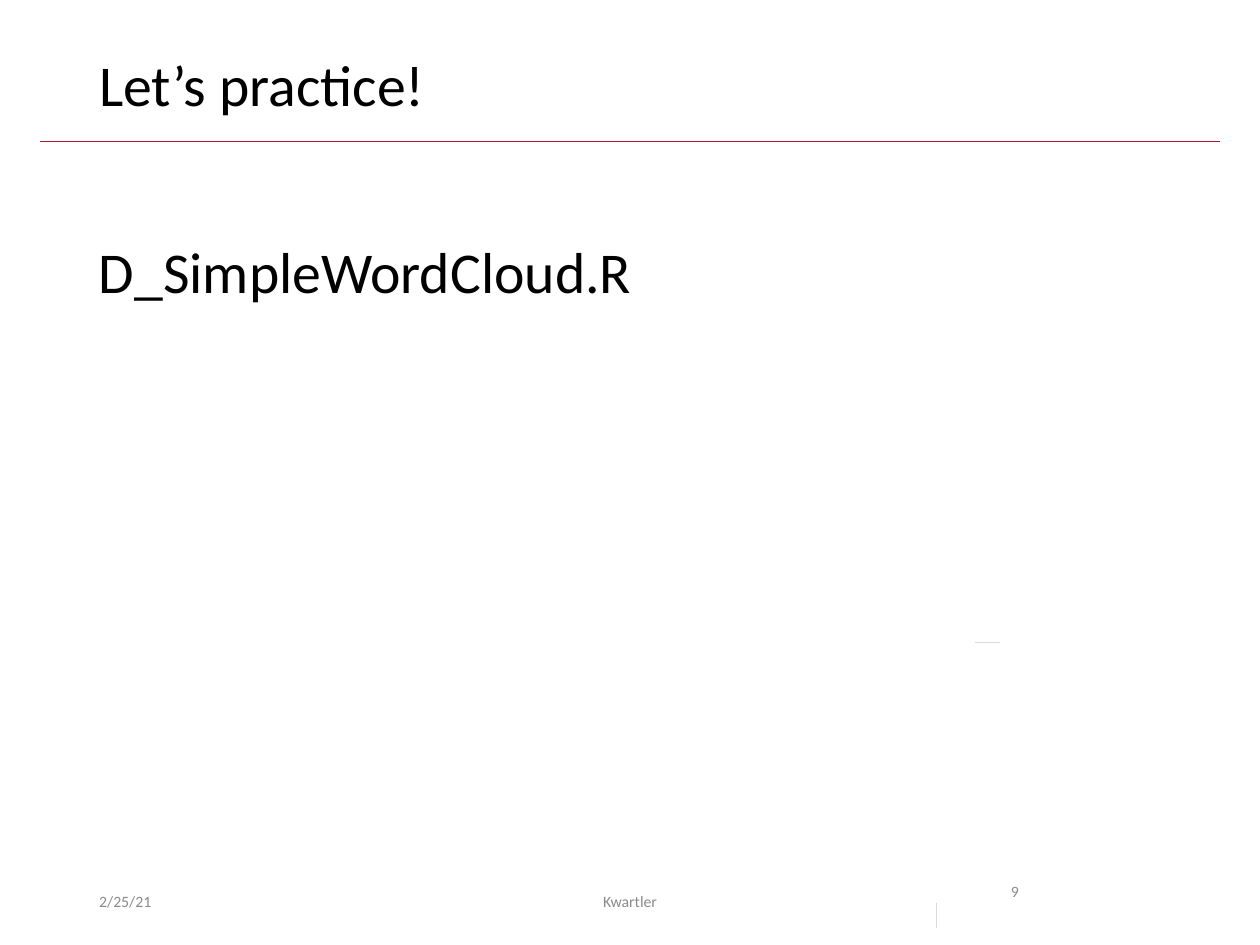
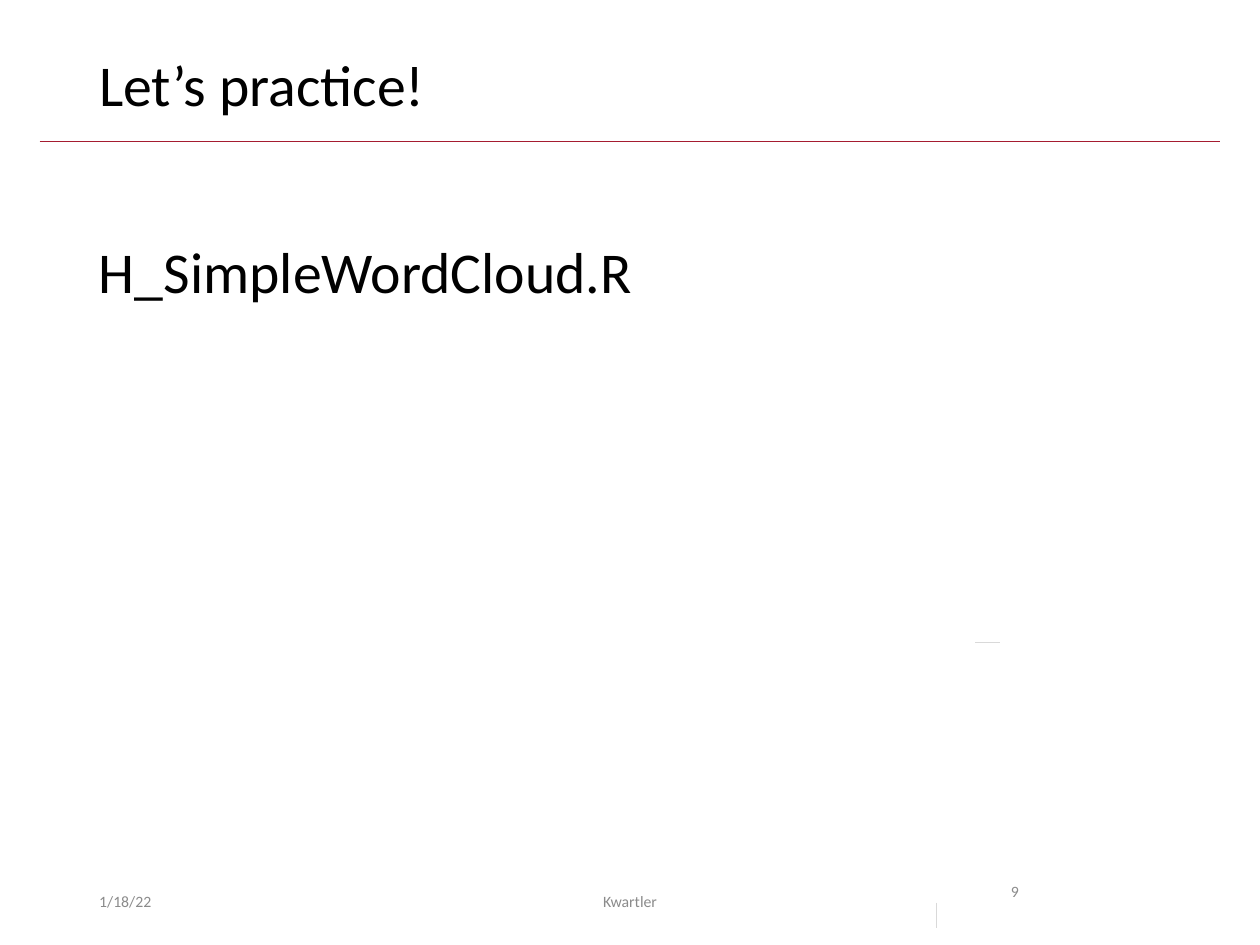
Before and after one commit to kwartler/Hult_NLP_student_intensive, a slide deck: slide 9 of lessons/class2/Class2E_wordclouds.pptx. Drawn at 1260x945 pixels with LibreOffice and Linux fonts; fonts in the diff are those of the drawing. Boxes give left, top, right and bottom in pixels: in the first picture for what was removed or moved away, otherwise in the second. Text is boxed around its words. In the diff, an @@ line names an element or a change of style, - is before the commit and + after.

```diff
--- a/lessons/class2/Class2E_wordclouds.pptx
+++ b/lessons/class2/Class2E_wordclouds.pptx
@@ text at (99, 253, 632, 303): text changed @@
-D_SimpleWordCloud.R
+H_SimpleWordCloud.R
@@ text at (99, 896, 151, 908): text changed @@
-2/25/21
+1/18/22
```
Also in this commit, not shown: 26 other slides changed, 2 slides added, 7 slides removed, 8 other files.
